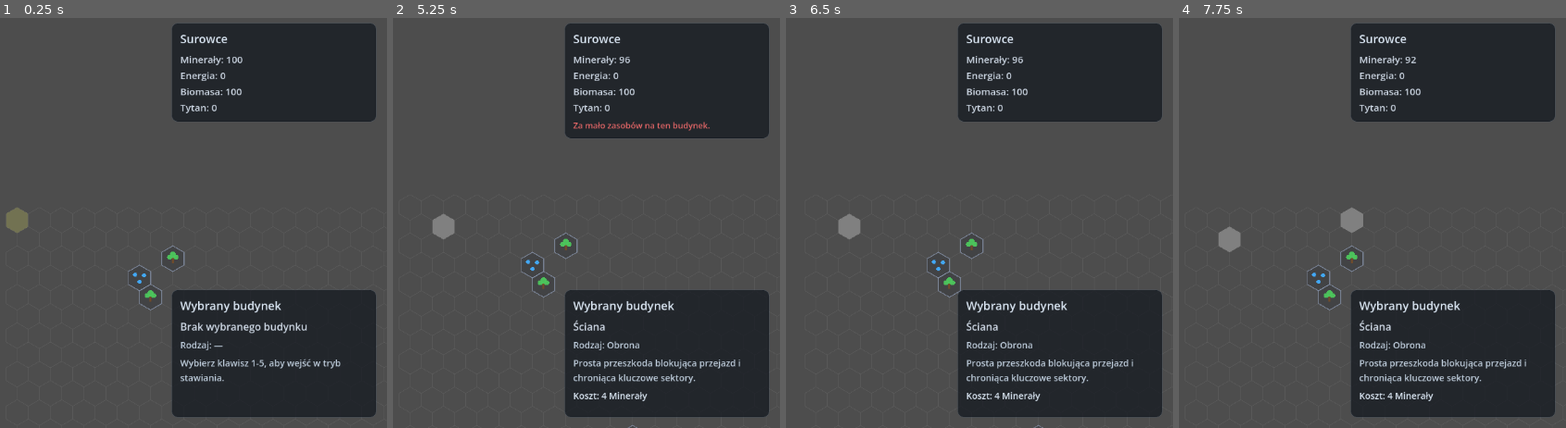
Above: before the commit, frames 1-4 (left to right).
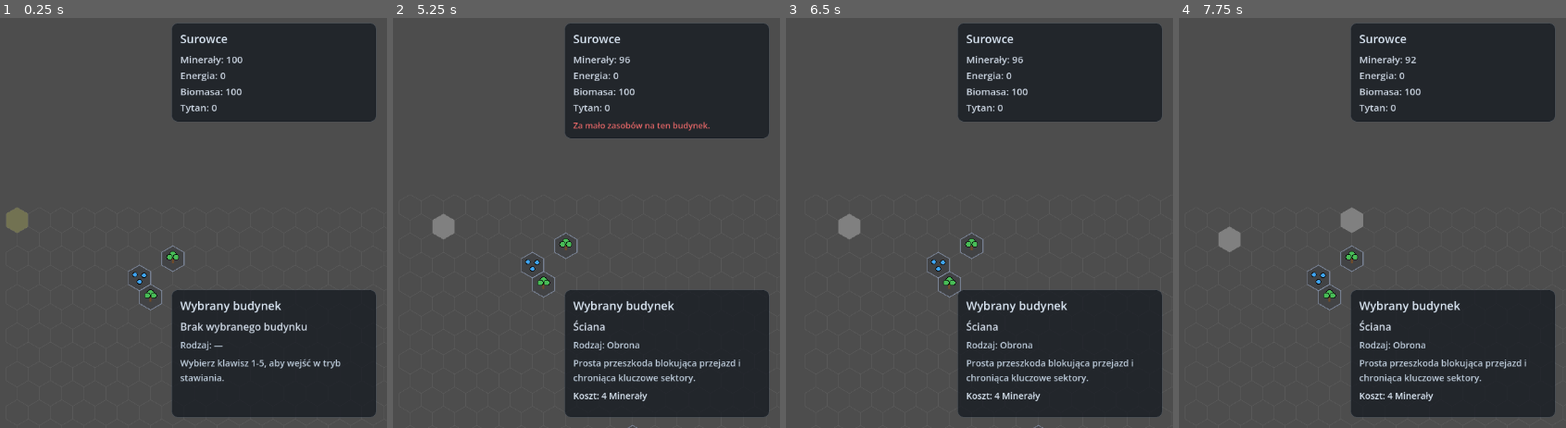
Above: after the commit, the same moments.

Repository: startrek1p2p/factory_game
Game: Godot game, scene res://scenes/main.tscn
The game is run twice, just before and just after one commit, with the same random seed, the same clock (stepped at 60 frames per second) and the same inputs.
Inputs (mouse positions are in pixels of both pictures, inside the frame that each line leads up to):
- Up to frame 1 (0.25 s): no input
- Up to frame 2 (5.25 s): tap Enter at 0.5, 2, 3.5 s; move the mouse to (571, 198) at 0.52 s; tap 3 (build_conveyor) at 0.6 s; click (571, 198) at 0.67 s; tap Space at 1.25, 2.75, 4.25 s; move the mouse to (outside the picture) at 1.27 s; tap 0 (build_disable) at 1.35 s; click (outside the picture) at 1.42 s; move the mouse to (485, 128) at 2.02 s; tap 2 (build_mine) at 2.1 s; click (485, 128) at 2.17 s; move the mouse to (outside the picture) at 2.77 s; tap 5 (build_solar_panel) at 2.85 s; click (outside the picture) at 2.92 s; move the mouse to (632, 284) at 3.52 s; tap 4 (build_storage) at 3.6 s; click (632, 284) at 3.67 s; move the mouse to (outside the picture) at 4.27 s; tap 1 (build_wall) at 4.35 s; click (outside the picture) at 4.42 s; move the mouse to (447, 218) at 5.02 s; tap S (camera_move_down) at 5.1 s; click (447, 218) at 5.17 s
- Up to frame 3 (6.5 s): move the mouse to (outside the picture) at 5.77 s; tap A (camera_move_left) at 5.85 s; click (outside the picture) at 5.92 s
- Up to frame 4 (7.75 s): move the mouse to (1357, 198) at 6.52 s; tap D (camera_move_right) at 6.6 s; click (1357, 198) at 6.67 s; move the mouse to (outside the picture) at 7.27 s; tap W (camera_move_up) at 7.35 s; click (outside the picture) at 7.42 s

The runs differ from the first frame. In frame 1, less than 0.1% of the frame differs, in the area x 34-47%, y 56-69%; in frame 2, less than 0.1%; in frame 3, less than 0.1%; in frame 4, less than 0.1%.

Commit message:
Dodaj czarną obwódkę do kropek zasobów i itemów

Diff:
--- a/scripts/WorldRenderer.gd
+++ b/scripts/WorldRenderer.gd
@@ -84,7 +84,7 @@
 				continue
 
 			var center = grid.grid_to_world(tile)
-			draw_circle(center, 6.0, _item_color(str(item)))
+			_draw_outlined_circle(center, 6.0, _item_color(str(item)), 1.2)
 
 func draw_build_preview():
 	if not grid.is_tile_in_bounds(hovered_tile):
@@ -157,16 +157,16 @@
 		Vector2(0.0, 6.0)
 	]
 	for offset in offsets:
-		draw_circle(center + offset, 3.2, dot_color)
+		_draw_outlined_circle(center + offset, 3.2, dot_color, 1.0)
 
 func _draw_tree_icon(center: Vector2) -> void:
 	var trunk_color := Color(0.46, 0.3, 0.16, 0.95)
 	var leaves_color := Color(0.3, 0.78, 0.36, 0.95)
 
 	draw_line(center + Vector2(0.0, 7.0), center + Vector2(0.0, -1.0), trunk_color, 2.8)
-	draw_circle(center + Vector2(0.0, -6.0), 5.0, leaves_color)
-	draw_circle(center + Vector2(-5.0, -2.5), 4.0, leaves_color)
-	draw_circle(center + Vector2(5.0, -2.5), 4.0, leaves_color)
+	_draw_outlined_circle(center + Vector2(0.0, -6.0), 5.0, leaves_color, 1.0)
+	_draw_outlined_circle(center + Vector2(-5.0, -2.5), 4.0, leaves_color, 1.0)
+	_draw_outlined_circle(center + Vector2(5.0, -2.5), 4.0, leaves_color, 1.0)
 
 func _item_color(item_name: String) -> Color:
 	match item_name:
@@ -176,3 +176,8 @@
 			return Color(0.28, 0.72, 1.0)
 		_:
 			return Color(1.0, 0.62, 0.24)
+
+func _draw_outlined_circle(center: Vector2, radius: float, fill_color: Color, outline_width: float = 1.0) -> void:
+	var outline_color := Color(0.02, 0.02, 0.02, 0.95)
+	draw_circle(center, radius + outline_width, outline_color)
+	draw_circle(center, radius, fill_color)
